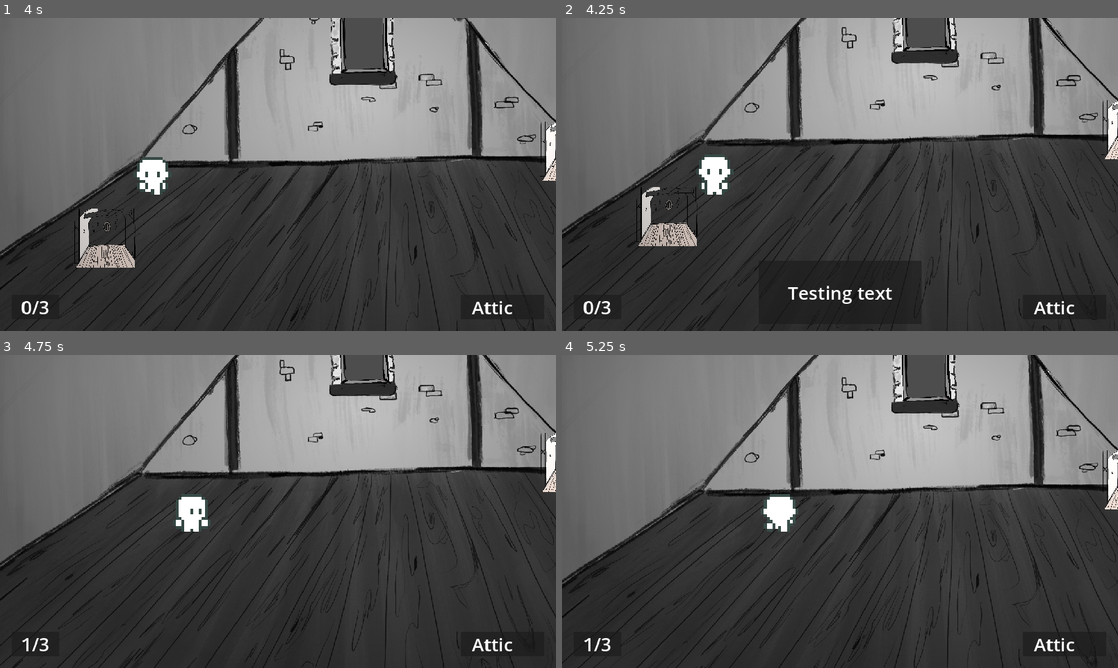
Above: before the commit, frames 1-4 (two rows, left to right).
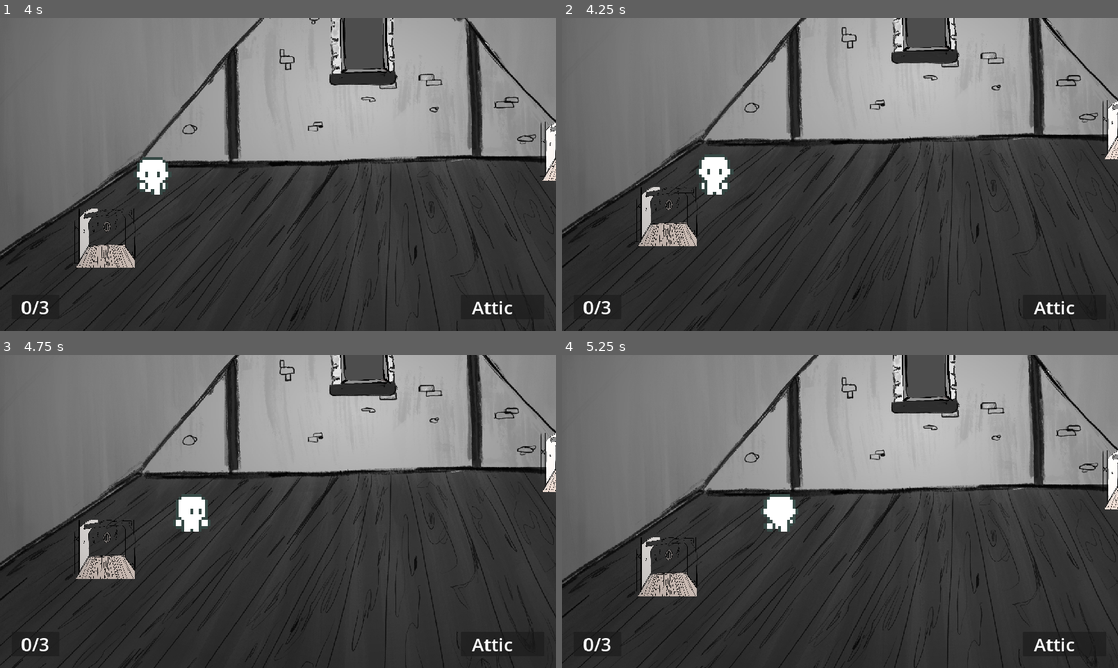
Above: after the commit, the same moments.

Repository: Lewish1998/GameJam1
Game: Godot game, scene res://room1/room_1.tscn
Same seed, same stepped clock (60 frames per second), same inputs: the game is played once before the commit and once after it.
Inputs:
- Up to frame 1 (4 s): tap Enter at 0.5 s; hold Up (ui_up) 0.53-2.03 s; tap E (Interact) every 0.75 s from 0.6 to 3.6 s; hold Left (ui_left) 2.03-3.53 s; hold Down (ui_down) from 3.53 s (still down)
- Up to frame 2 (4.25 s): keep holding Down (ui_down)
- Up to frame 3 (4.75 s): release Down (ui_down) at 4.28 s; hold Right (ui_right) from 4.28 s (still down); tap E (Interact) at 4.35 s
- Up to frame 4 (5.25 s): release Right (ui_right) at 5.03 s; hold Up (ui_up) from 5.03 s (still down); tap E (Interact) at 5.1 s

Frame 1 is identical in both runs. In frame 2, 0.3% of the frame differs, in the area x 40-60%, y 85-92%; in frame 3, 1.1%; in frame 4, 1.1%, in the area x 3-25%, y 58-95%.

Commit message:
footstep sounds afoot

Diff:
--- a/Char/character.gd
+++ b/Char/character.gd
@@ -4,66 +4,76 @@
 const SPEED = 300.0
 const JUMP_VELOCITY = -400.0
 var character_movement = true
-var walking = false
-var playing = false
 #@export var char_scale = Vector2(10, 10)
 #var scale_factor = 0.01
 
+var walking = false
+var playing = false
+var last_direction = Vector2.ZERO
 
-#func walk():
-	#if walking == true:
-		#playing = true
-		#if playing:
-			##$FootstepPlayer.play()
-			#print("Playing")
-	#else:
-		#playing = false
-		##$FootstepPlayer.stop()
+func _ready():
+	$FootstepPlayer.stop()
+
+func _physics_process(delta):
+	var direction = Input.get_vector("ui_left", "ui_right", "ui_up", "ui_down")
+	walking = direction.length() > 0
+
+	# Update the character's velocity based on the input direction
+	self.velocity = direction.normalized() * SPEED if walking else Vector2.ZERO
+
+	# Decide whether to play walking animations or idle based on current movement
+	if walking:
+		handle_walking(direction)
+	elif last_direction != Vector2.ZERO:  # Only update idle animation if the character was previously moving
+		handle_idle()
+
+	# Remember the last direction for the next frame
+	last_direction = direction if walking else Vector2.ZERO
+
+	# Synchronize walking state with footstep sounds
+	walk()
+
+	# Apply movement
+	move_and_slide()
+
+func handle_walking(direction: Vector2):
+	var anim = get_animation_from_direction(direction)
+	if anim != $AnimatedSprite2D.animation:  # Avoid restarting the animation if it's already playing
+		$AnimatedSprite2D.play(anim)
+
+func handle_idle():
+	print("sdfgsdg")
+	print(last_direction)
+	if last_direction == Vector2(-1, 0):
+		$AnimatedSprite2D.play("idle left")
+	if last_direction == Vector2(1, 0):
+		$AnimatedSprite2D.play("idle right")
+	if last_direction == Vector2(0, -1):
+		$AnimatedSprite2D.play("idle back")
+	if last_direction == Vector2(0, 1):
+		$AnimatedSprite2D.play("idle front")
+
+	velocity.x = move_toward(velocity.x, 0, SPEED)
+	velocity.y = move_toward(velocity.y, 0, SPEED)
 
 func walk():
-	if walking == true and playing == true:
-		print("Walking")
+	if walking and not playing:
+		$FootstepPlayer.play()
+		playing = true
+	elif not walking and playing:
+		$FootstepPlayer.stop()
+		playing = false
+
+func get_animation_from_direction(direction: Vector2) -> String:
+	if direction:
+		if direction == Vector2(-1, 0):
+			$AnimatedSprite2D.play("walk left")
+		if direction == Vector2(1, 0):
+			$AnimatedSprite2D.play("walk right")
+		if direction == Vector2(0, -1):
+			$AnimatedSprite2D.play("walk back")
+		if direction == Vector2(0, 1):
+			$AnimatedSprite2D.play("walk front")
 
 
-func _physics_process(_delta):
-
-	var direction = Input.get_vector("ui_left", "ui_right", "ui_up", "ui_down")
-	var last_direction = velocity
-	if character_movement == true:
-
-
-	# Walking animations
-		if direction:
-			if direction == Vector2(-1, 0):
-				$AnimatedSprite2D.play("walk left")
-			if direction == Vector2(1, 0):
-				$AnimatedSprite2D.play("walk right")
-			if direction == Vector2(0, -1):
-				$AnimatedSprite2D.play("walk back")
-			if direction == Vector2(0, 1):
-				$AnimatedSprite2D.play("walk front")
-
-			velocity = direction * SPEED
-
-			if velocity:
-				walking = true
-				playing = true
-
-		else:
-			walking = false
-			playing = false
-			if last_direction == Vector2(-300, 0):
-				$AnimatedSprite2D.play("idle left")
-			if last_direction == Vector2(300, 0):
-				$AnimatedSprite2D.play("idle right")
-			if last_direction == Vector2(0, -300):
-				$AnimatedSprite2D.play("idle back")
-			if last_direction == Vector2(0, 300):
-				$AnimatedSprite2D.play("idle front")
-
-			velocity.x = move_toward(velocity.x, 0, SPEED)
-			velocity.y = move_toward(velocity.y, 0, SPEED)
-
-		move_and_slide()
-
-		walk()
+	return ""
--- a/room1/room_1.tscn
+++ b/room1/room_1.tscn
@@ -30,7 +30,7 @@
 [node name="Object2" parent="." instance=ExtResource("3_j1v3w")]
 position = Vector2(365, 1172)
 
-[node name="Character" parent="." instance=ExtResource("1_wmo41")]
+[node name="CharacterBody2D" parent="." instance=ExtResource("1_wmo41")]
 position = Vector2(972, 1267)
 
 [node name="UI" parent="." instance=ExtResource("5_yfrgx")]
